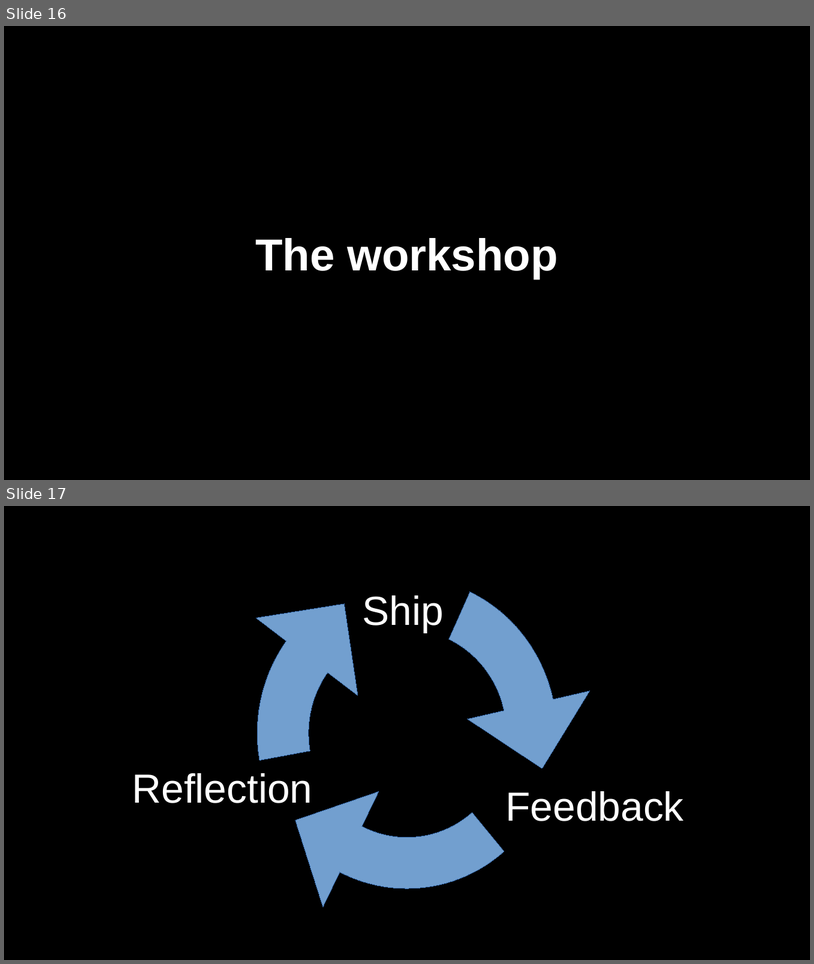
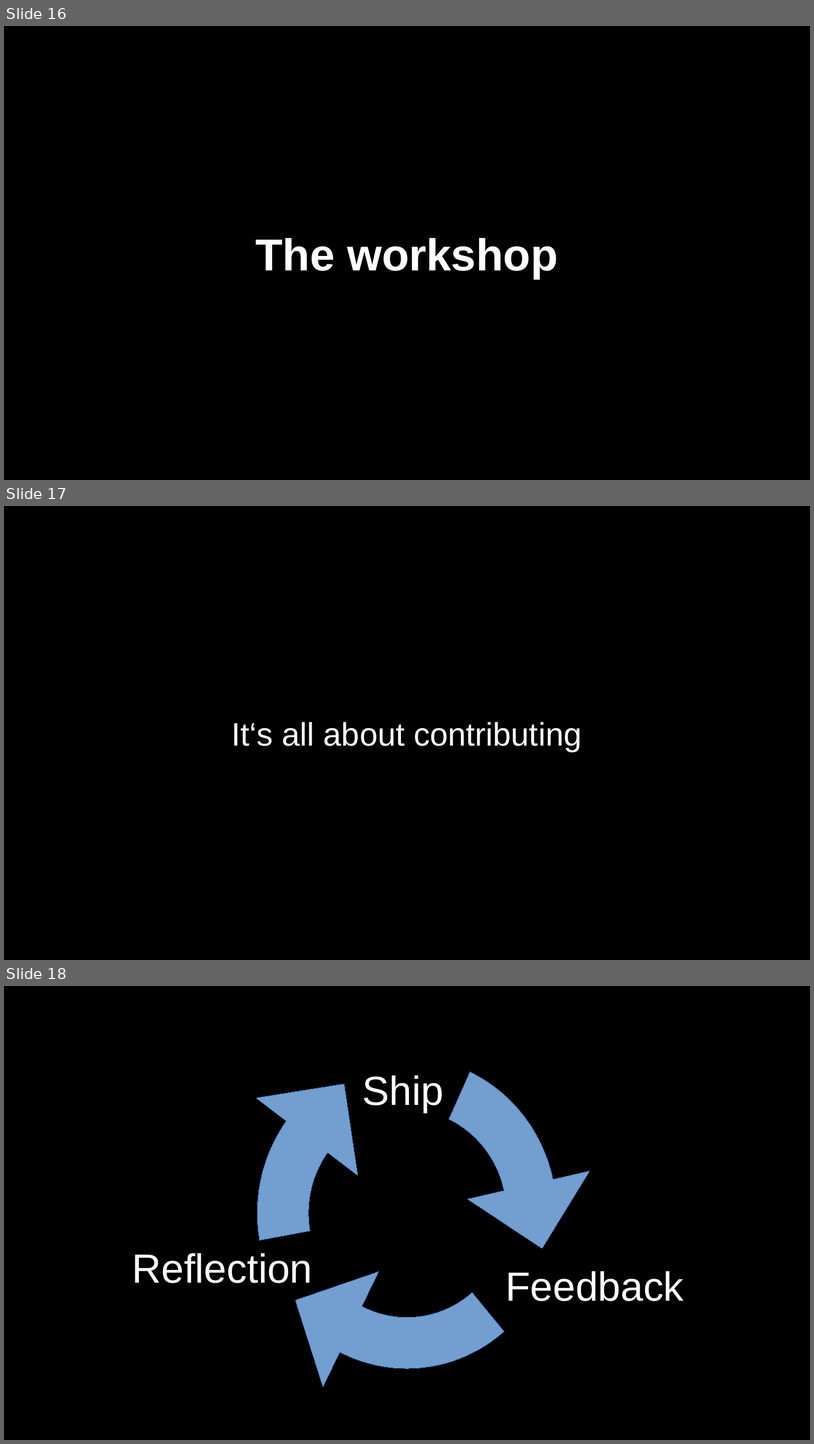
Before and after one commit to cornelius/ship, a slide deck: material/overview.odp. Shown one above the other, each under a label of ours: slides 16 and 17 before the commit, slides 16, 17 and 18 after it. The pictures are 814x964 and 814x1444 pixels, drawn with LibreOffice and Linux fonts; fonts in the diff are those of the drawing. Boxes give left, top, right and bottom in pixels: in the first picture for what was removed or moved away, otherwise in the second. Text is boxed around its words. In the diff, an @@ line names an element or a change of style, - is before the commit and + after.

```diff
--- a/material/overview.odp
+++ b/material/overview.odp
@@ slide 17 added at [4, 506, 810, 960], background #000000 @@
@@ subtitle added at [231, 721, 582, 751], 32 pt, text #FFFFFF @@
+It‘s all about contributing
@@ what was slide 17 is now slide 18 @@
```
Also in this commit, not shown: 1 slide changed, 1 other file.
